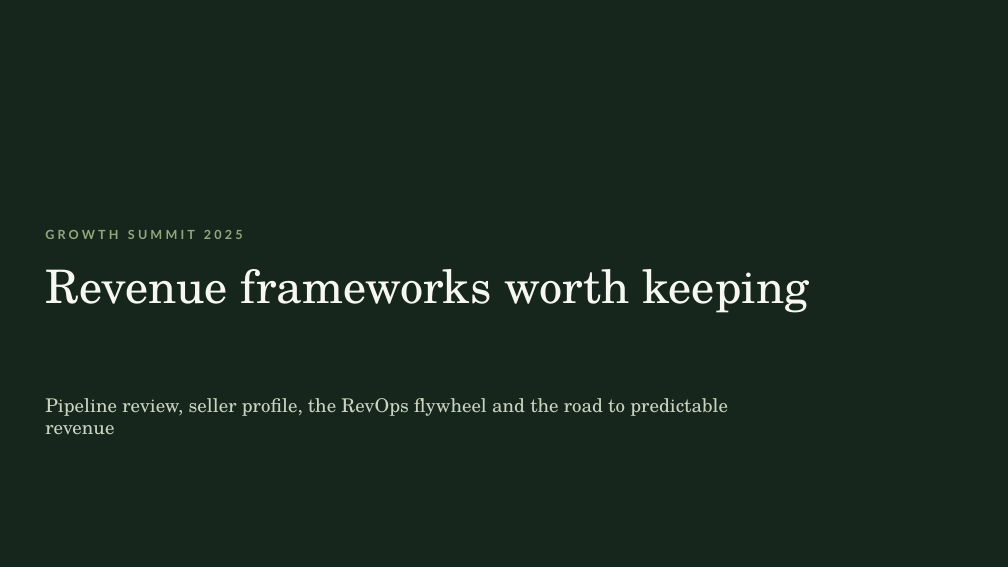
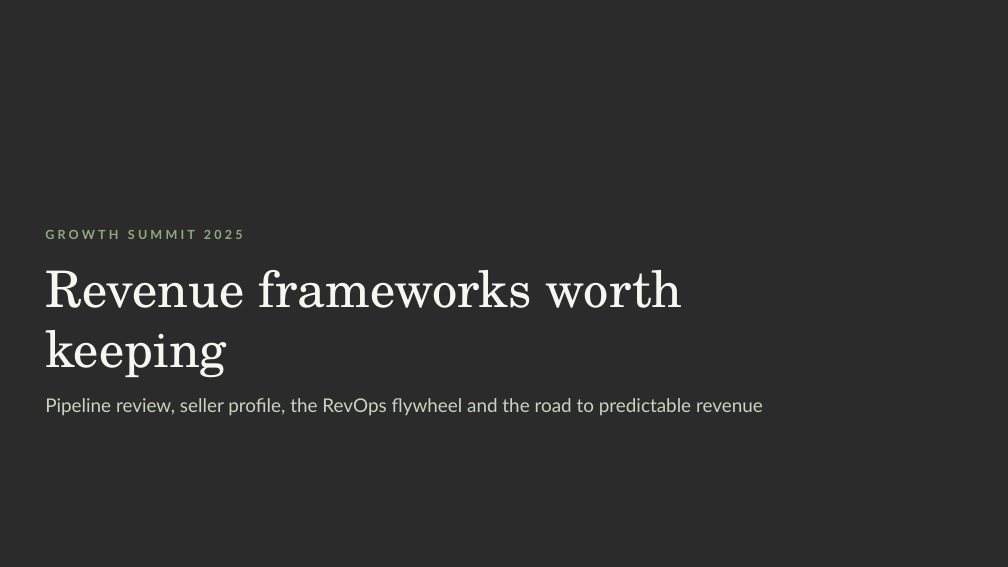
Before and after one commit to PaulPrice1982/Personal-, a slide deck: slide 1 of growth-summit-2025/Revenue_Frameworks_Deck.pptx. Drawn at 1008x567 pixels with LibreOffice and Linux fonts; fonts in the diff are those of the drawing; background and template pictures are left out; a plain dark background stands for a picture behind light text. Boxes give left, top, right and bottom in pixels: in the first picture for what was removed or moved away, otherwise in the second. Text is boxed around its words. In the diff, an @@ line names an element or a change of style, - is before the commit and + after.

```diff
--- a/growth-summit-2025/Revenue_Frameworks_Deck.pptx
+++ b/growth-summit-2025/Revenue_Frameworks_Deck.pptx
@@ background #16261D to picture (left out) @@
@@ title "Revenue frameworks worth keeping" at (x1=45, y1=270, x2=683, y2=378): size 44 to 48 pt @@
@@ text "Pipeline review, seller profile, the ..." at (x1=45, y1=398, x2=763, y2=416): font TeX Gyre Schola to Lato @@
```
Also in this commit, not shown: 7 other slides changed.
